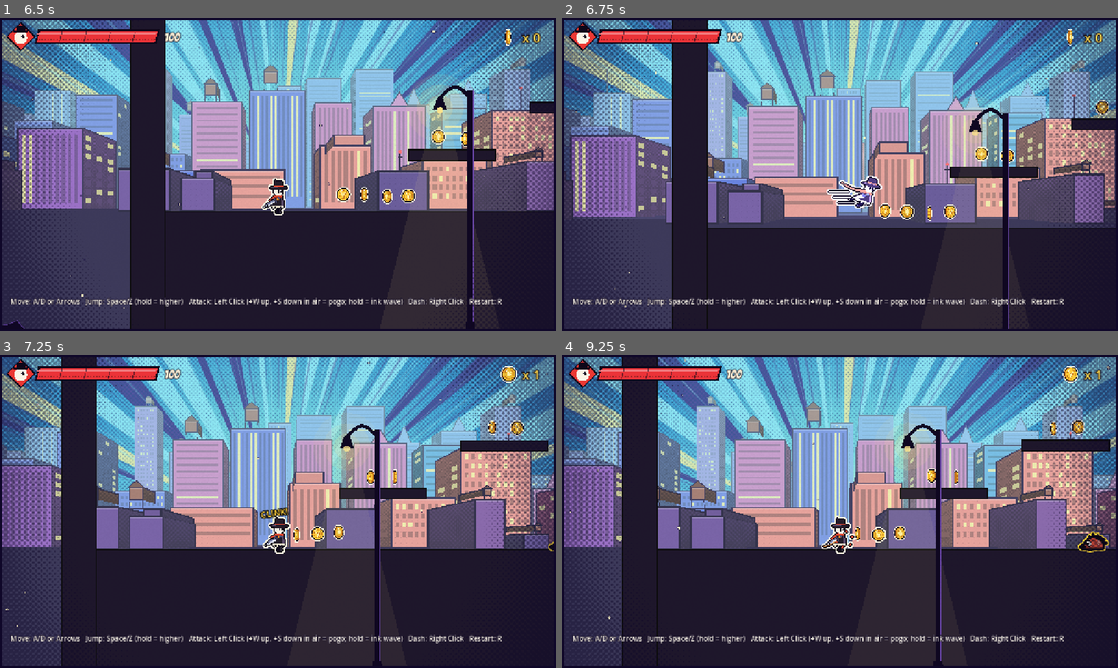
Above: before the commit, frames 1-4 (two rows, left to right).
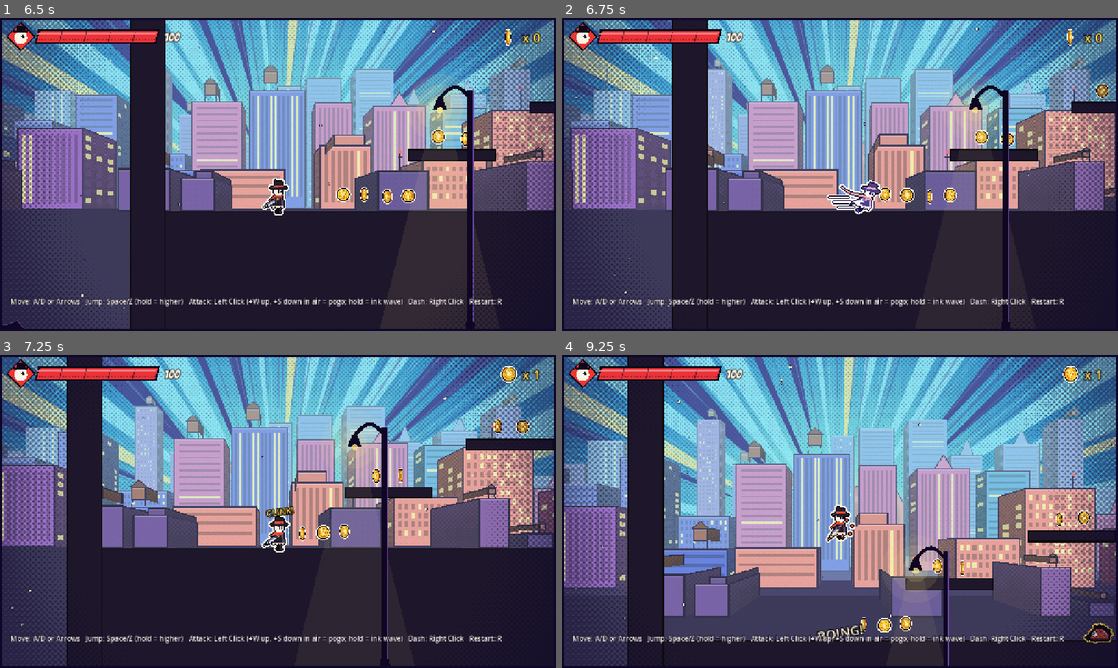
Above: after the commit, the same moments.

Repository: Ridhim-mittal/temp_game_jam
Game: Godot game, scene res://scenes/ui/main_menu.tscn
The game is run twice, just before and just after one commit, with the same random seed, the same clock (stepped at 60 frames per second) and the same inputs.
Inputs (mouse positions are in pixels of both pictures, inside the frame that each line leads up to):
- Up to frame 1 (6.5 s): tap Enter at 0.5 s; move the mouse to (400, 158) at 0.52 s; hold D (move_right) 0.53-1.25 s; hold Space (jump) 0.53-1.25 s; tap C (dash) at 0.6 s; click (400, 158) at 0.67 s; drag from (166, 190) to (250, 237) at 1.27 s; tap R (restart) at 2, 2.75 s; move the mouse to (333, 105) at 2.02 s; hold D (move_right) 2.03-2.75 s; hold X (attack) 2.03-2.75 s; tap Space (jump) at 2.3 s; drag from (250, 237) to (111, 127) at 2.77 s; move the mouse to (444, 221) at 3.52 s; hold A (move_left) 3.53-4.25 s; hold Space (jump) 3.53-4.25 s; tap Q (flash) at 3.6 s; drag from (111, 127) to (194, 96) at 4.27 s; move the mouse to (305, 174) at 5.02 s; hold S (down) 5.03-5.75 s; hold Space (jump) 5.03-5.75 s; tap E (interact) at 5.1 s; click (305, 174) at 5.17 s; drag from (194, 96) to (166, 190) at 5.77 s
- Up to frame 2 (6.75 s): move the mouse to (962, 158) at 6.52 s; hold W (up) from 6.53 s (still down); hold Space (jump) from 6.53 s (still down); tap Shift at 6.6 s
- Up to frame 3 (7.25 s): keep holding W (up); keep holding Space (jump)
- Up to frame 4 (9.25 s): release W (up) at 7.25 s; release Space (jump) at 7.25 s; drag from (728, 527) to (956, 477) at 7.27 s; move the mouse to (895, 442) at 8.02 s; hold S (down) 8.03-8.75 s; hold Space (jump) 8.03-8.75 s; tap Keypad Enter at 8.1 s; drag from (812, 574) to (928, 530) at 8.77 s

Frame 1 is identical in both runs. In frame 2, 18% of the frame differs, in the area x 0-100%, y 3-100%; in frame 3, 17%; in frame 4, 54%, in the area x 0-100%, y 0-100%.

Commit message:
Crouch jump: hold jump while standing to coil and launch higher
Standing still, pressing jump crouches instead of jumping at once; the
legs act as a spring (E = 1/2 k x^2 -> launch speed proportional to the
crouch depth), so a full 0.45 s coil launches at 1.2x speed = 1.44x the
height (measured: 163 px tap vs 234 px full crouch). A quick tap still
gives a normal full jump on release; running jumps stay instant; starting
to run or walking off a ledge mid-crouch jumps right away; dash and damage
cancel it.

Art: hips sink, knees bend forward, feet plant wider, body tips forward,
shiver + boot sparkles when fully coiled; launch stretches harder, throws
ground puffs and pops "HUP!" / "BOING!". Tunable under Player > Crouch Jump.

Co-Authored-By: Claude Opus 5.5 <noreply@anthropic.com>
Claude-Session: https://claude.ai/code/session_01QmC6giyVonwCqVxiteThqK

Diff:
--- a/scripts/player/player.gd
+++ b/scripts/player/player.gd
@@ -40,6 +40,18 @@
 @export var coyote_time := 0.1
 @export var jump_buffer_time := 0.12
 
+@export_group("Crouch Jump")
+## Standing still, holding jump crouches and coils the legs; releasing
+## launches. Legs act as a spring (E = 1/2 k x^2 -> v proportional to the
+## crouch depth x), so launch speed scales linearly with how deep you
+## crouched and the height scales with its square. A quick tap still gives a
+## normal full jump; running jumps stay instant.
+@export var crouch_time := 0.45
+## Holds shorter than this are a tap: normal jump, no bonus.
+@export var crouch_tap := 0.1
+## Launch speed at a full crouch (1.2 -> 1.44x the height).
+@export var crouch_jump_mult := 1.2
+
 @export_group("Dash")
 @export var dash_speed := 760.0
 @export var dash_time := 0.18
@@ -83,6 +95,7 @@
 
 var _coyote_timer := 0.0
 var _jump_buffer_timer := 0.0
+var _crouch := -1.0  # seconds spent crouching; -1 = not crouching
 var _dash_timer := 0.0
 var _dash_cooldown_timer := 0.0
 var _attack_timer := 0.0
@@ -132,7 +145,10 @@
 	_tick_timers(delta)
 	var input_x := Input.get_axis("move_left", "move_right")
 	if Input.is_action_just_pressed("jump"):
-		_jump_buffer_timer = jump_buffer_time
+		if is_on_floor() and absf(input_x) < 0.2 and _hurt_timer <= 0.0 and _dash_timer <= 0.0:
+			_crouch = 0.0  # standing still: crouch and coil instead of jumping at once
+		else:
+			_jump_buffer_timer = jump_buffer_time
 	if Input.is_action_just_pressed("attack"):
 		_attack_buffer_timer = attack_buffer_time
 		_charge = 0.0
@@ -157,6 +173,7 @@
 
 	_update_horizontal(input_x, delta)
 	_apply_gravity(delta)
+	_update_crouch(input_x, delta)
 	_handle_jump()
 	_handle_attack_input()
 	if _attack_timer > 0.0:
@@ -257,6 +274,43 @@
 	return m
 
 
+## Crouch-jump: coil while held, launch on release (see "Crouch Jump").
+func _update_crouch(input_x: float, delta: float) -> void:
+	if _crouch < 0.0:
+		return
+	if not is_on_floor() or absf(input_x) >= 0.2 or _hurt_timer > 0.0:
+		# started running or walked off a ledge mid-crouch: jump right away
+		_crouch_launch(Input.is_action_pressed("jump"))
+		return
+	if Input.is_action_pressed("jump"):
+		_crouch = minf(_crouch + delta, crouch_time)
+		velocity.x = move_toward(velocity.x, 0.0, ground_decel * delta)
+	else:
+		_crouch_launch(false)
+
+
+## 0..1 how deep the coil is (a tap reads as 0).
+func crouch_amount() -> float:
+	if _crouch < 0.0:
+		return 0.0
+	return clampf((_crouch - crouch_tap) / maxf(crouch_time - crouch_tap, 0.01), 0.0, 1.0)
+
+
+func _crouch_launch(still_holding: bool) -> void:
+	var depth := crouch_amount()
+	_crouch = -1.0
+	_jump_buffer_timer = 0.0
+	_coyote_timer = 0.0
+	# spring legs: launch speed grows linearly with crouch depth
+	velocity.y = jump_velocity * lerpf(1.0, crouch_jump_mult, depth) * _slow_mult().y
+	# the hold was spent coiling, so a release doesn't cut this jump short
+	is_jumping = still_holding
+	_squash = Vector2(0.75, 1.25).lerp(Vector2(0.62, 1.45), depth)
+	if depth > 0.35:
+		art.launch_burst(depth)
+		_pop_text(global_position + Vector2(0, 30), "HUP!" if depth < 0.95 else "BOING!", Color(1.0, 0.95, 0.85))
+
+
 func _start_dash(input_x: float) -> void:
 	if input_x != 0.0:
 		facing = 1 if input_x > 0.0 else -1
@@ -267,6 +321,7 @@
 	_attack_timer = 0.0
 	_recoil_timer = 0.0
 	_cancel_charge()
+	_crouch = -1.0
 	_squash = Vector2(1.3, 0.75)
 
 
@@ -466,6 +521,7 @@
 		return
 	health = maxf(health - amount, 0.0)
 	_cancel_charge()
+	_crouch = -1.0
 	health_changed.emit(health, max_health)
 	_invuln_timer = invuln_time
 	_hurt_timer = hurt_stun_time
@@ -519,6 +575,8 @@
 	art.stuck = _slow_mult().x < 1.0
 	art.charge = clampf((_charge - charge_show_delay) / (charge_time - charge_show_delay), 0.0, 1.0) if _charge >= 0.0 else 0.0
 	art.charge_ready = _charge_ready
+	art.crouch = crouch_amount() if _crouch >= 0.0 else 0.0
+	art.crouching = _crouch >= 0.0
 	sword.charge = art.charge
 	sword.charge_ready = _charge_ready
 	var col := Color.WHITE
--- a/scripts/player/player_visual.gd
+++ b/scripts/player/player_visual.gd
@@ -29,6 +29,8 @@
 var stuck := false  # wading through goo: boots get gooey
 var charge := 0.0  # 0..1 charged-attack build-up
 var charge_ready := false
+var crouch := 0.0       # 0..1 crouch-jump coil depth
+var crouching := false  # crouch held (even before the coil counts)
 
 var _phase := 0.0
 var _time := 0.0
@@ -38,6 +40,7 @@
 var _dust: Array = []
 var _goo := 0.0  # 1 while in goo, fades after leaving (drips off)
 var shoulder := Vector2(2, -33)  # sword arm pivot, read by sword.gd
+var _coil_draw := 0.0
 var _upper := Transform2D()  # hips + lean, for the upper-body parts
 
 
@@ -79,11 +82,19 @@
 	elif not on_floor:
 		lean = clampf(velocity.x * facing / max_speed, -1.0, 1.0) * 0.08
 	var hips := Vector2(0, -15 + bob)
+	# crouch-jump: hips sink, body tips forward, shivers when fully coiled
+	var coil := (0.25 + 0.75 * crouch) if crouching else 0.0
+	_coil_draw = coil
+	if coil > 0.0:
+		hips.y += 9.0 * coil
+		lean += 0.14 * coil
+		if crouch >= 1.0:
+			hips.x += sin(_time * 70.0) * 1.0
 
 	# legs behind the cloak (far leg first, slightly lighter)
 	for k in [1, 0]:
 		var foot := _foot(k, hips, fall)
-		var knee := (hips + foot) * 0.5 + Vector2(3.5, -1.0)
+		var knee := (hips + foot) * 0.5 + Vector2(3.5 + 6.0 * _coil_draw, -1.0 - 3.0 * _coil_draw)
 		var col := INK.lightened(0.12) if k == 1 else INK
 		var hip := hips + Vector2(-2.5 + k * 5.0, 0)
 		draw_polyline(PackedVector2Array([hip, knee, foot]), col, 5.0)
@@ -112,6 +123,25 @@
 			draw_line(Vector2(-22 - i * 6, y), Vector2(-58 - i * 10, y), Color(DUST, 0.9), 3.0)
 	if charge > 0.0:
 		_draw_charge()
+	if _coil_draw > 0.3:
+		_draw_coil()
+
+
+## Sparkle ring at the boots once the crouch is fully coiled (the pose itself
+## shows the build-up; extra lines here would catch the sticker outline).
+func _draw_coil() -> void:
+	if crouch >= 1.0:
+		for j in 4:
+			var ang := _time * 9.0 + j * TAU / 4.0
+			draw_circle(Vector2(cos(ang) * 14.0, -2.0 + sin(ang) * 3.0), 1.8, Color(1.0, 0.92, 0.55))
+
+
+## Ground puffs thrown out by a coiled launch (player.gd calls this).
+func launch_burst(depth: float) -> void:
+	for j in int(3 + depth * 5.0):
+		var dir := -1.0 if j % 2 == 0 else 1.0
+		_dust.append({"p": get_global_transform() * Vector2(dir * (4.0 + j * 2.0), -2.0), "age": 0.0,
+			"drift": Vector2(dir * (60.0 + j * 25.0) * depth, -10.0 - j * 4.0)})
 
 
 ## Ember sparks spiral in while charging; a pulsing ring when ready to fire.
@@ -138,7 +168,8 @@
 		var dangle := Vector2(-4.0 + k * 8.0, 14.0)
 		return hips + tuck.lerp(dangle, clampf(fall + 0.5, 0.0, 1.0))
 	var ph := _phase + k * PI
-	var stance := Vector2(-3.0 + k * 6.0, 0.0)
+	var spread := 1.0 + 0.8 * _coil_draw  # feet plant wider in a crouch
+	var stance := Vector2((-3.0 + k * 6.0) * spread, 0.0)
 	var run := Vector2(sin(ph) * 9.0, -maxf(0.0, cos(ph)) * 7.0)  # lifted while swinging forward
 	return stance.lerp(run, _run)
 
